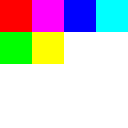
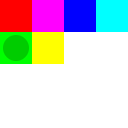
Layered file, before and after one edit (128x128). Changes by layer:
renamed "F #4" to "fg", showed it, painted on it over box(3, 35, 29, 61)
